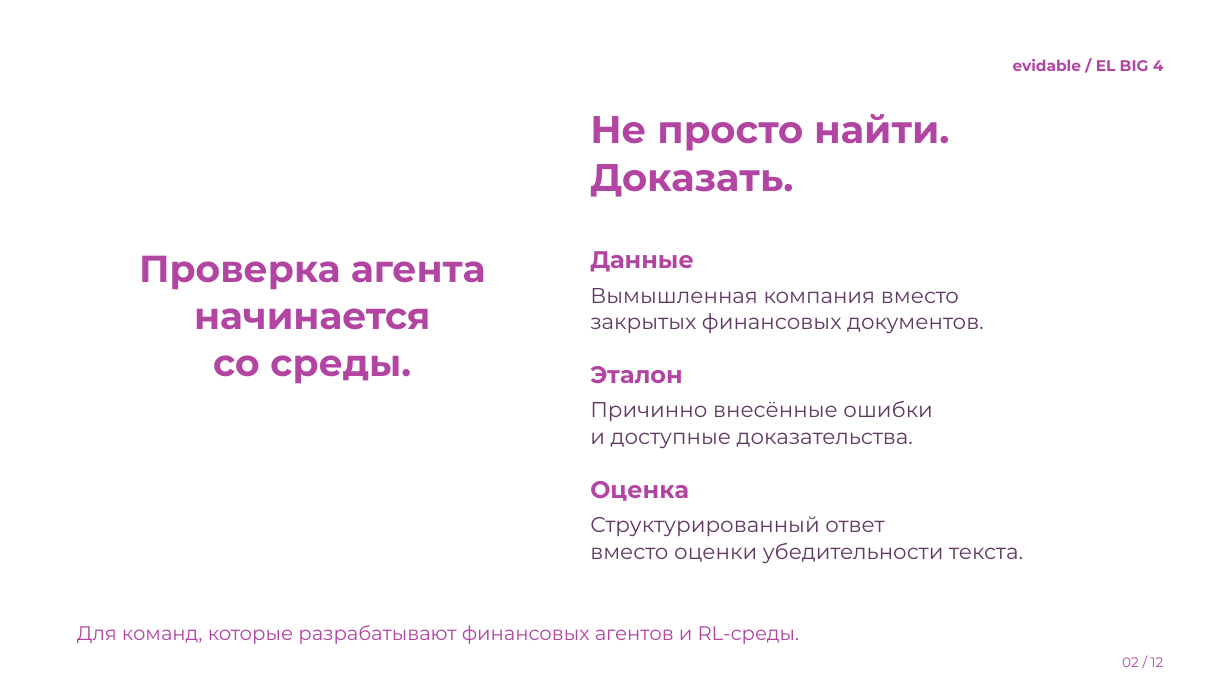
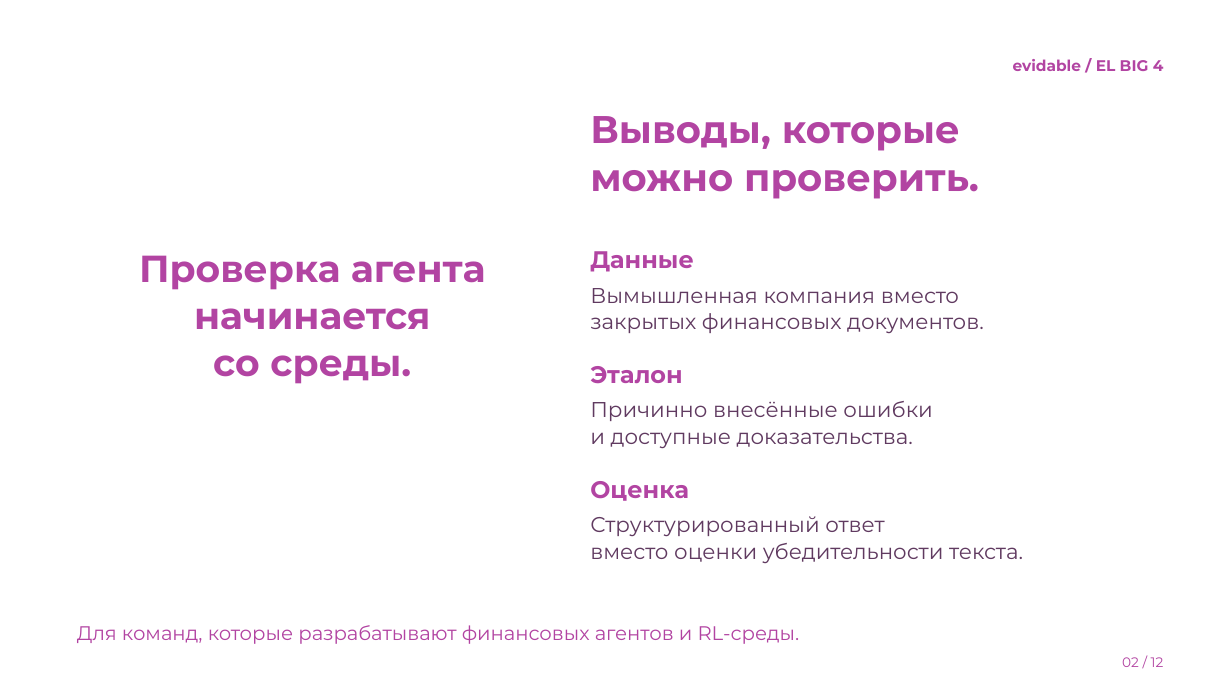
Before and after one commit to amurapan/genesis, a slide deck: slide 2 of demo/presentation.pptx. Drawn at 1232x693 pixels with LibreOffice and Linux fonts; fonts in the diff are those of the drawing; background and template pictures are left out. Boxes give left, top, right and bottom in pixels: in the first picture for what was removed or moved away, otherwise in the second. Text is boxed around its words. In the diff, an @@ line names an element or a change of style, - is before the commit and + after.

```diff
--- a/demo/presentation.pptx
+++ b/demo/presentation.pptx
@@ text at [590,116,979,199]: text changed @@
-Не просто найти.
-Доказать.
+Выводы, которые
+можно проверить.
```
Also in this commit, not shown: 4 other slides changed, 1 slide added, 1 slide removed, 26 other files.
